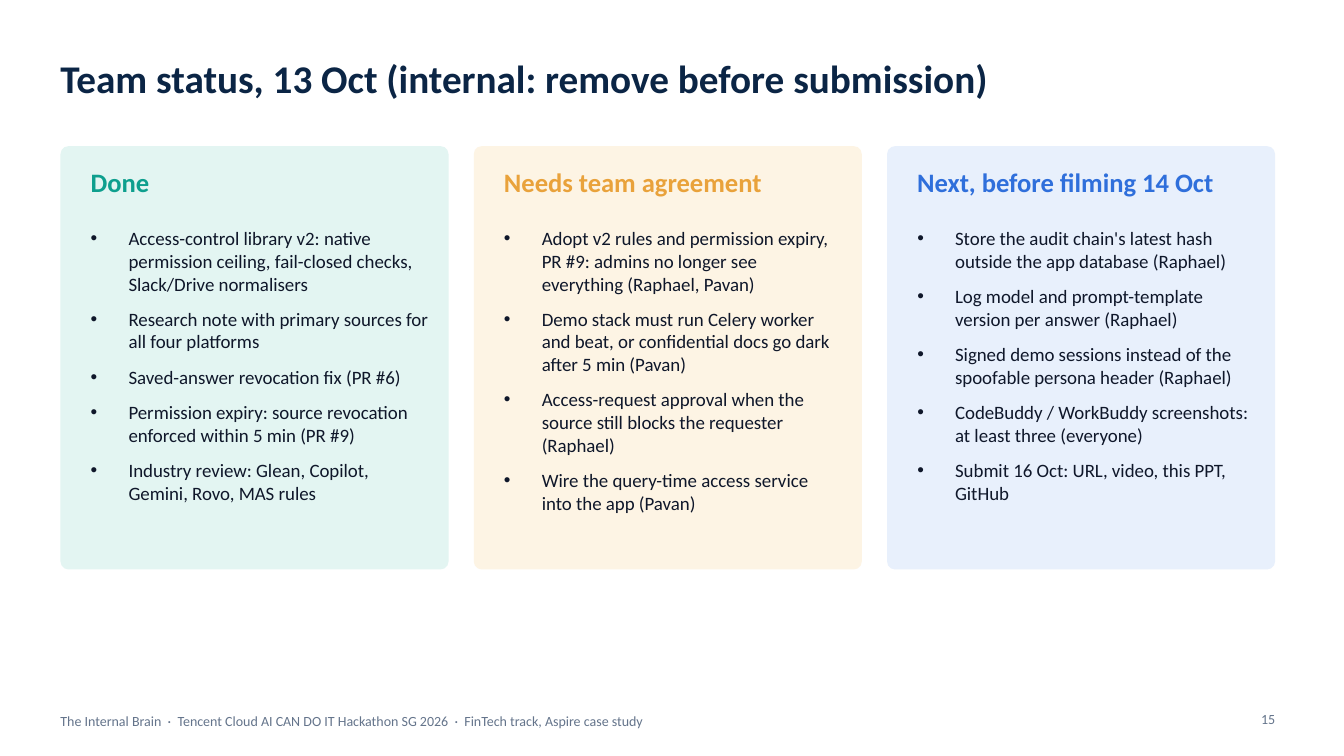
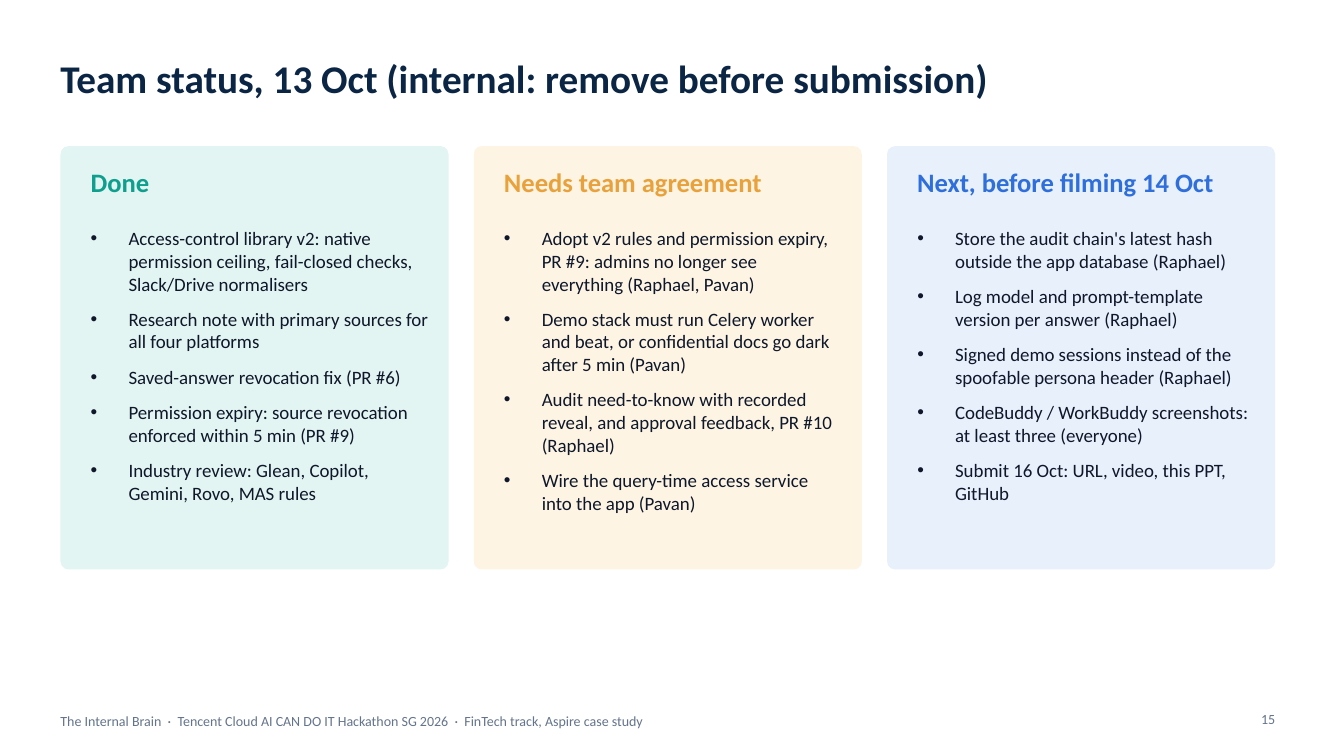
Before and after one commit to pavan2184/tencent-hack, a slide deck: slide 15 of docs/presentations/internal-brain-architecture.pptx. Drawn at 1344x756 pixels with LibreOffice and Linux fonts; fonts in the diff are those of the drawing. Boxes give left, top, right and bottom in pixels: in the first picture for what was removed or moved away, otherwise in the second. Text is boxed around its words. In the diff, an @@ line names an element or a change of style, - is before the commit and + after.

```diff
--- a/docs/presentations/internal-brain-architecture.pptx
+++ b/docs/presentations/internal-brain-architecture.pptx
@@ text at [542,393,831,455]: text changed @@
-• Access-request approval when the source still blocks the requester (Raphael)
+• Audit need-to-know with recorded reveal, and approval feedback, PR #10 (Raphael)
```
Also in this commit, not shown: 2 other slides changed, 1 other file.
